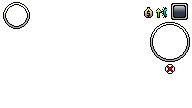
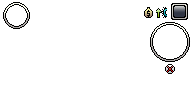
Layer changes from the first 192 × 108 image to the second:
removed layer "Layer 38 copy" over [166, 66, 174, 73]
painted on "Layer 38" over [166, 66, 174, 73]
added layer "Layer 39" above "Layer 40" over [167, 66, 173, 72]
added layer "Layer 40" above "Layer 34" over [166, 66, 174, 73]
